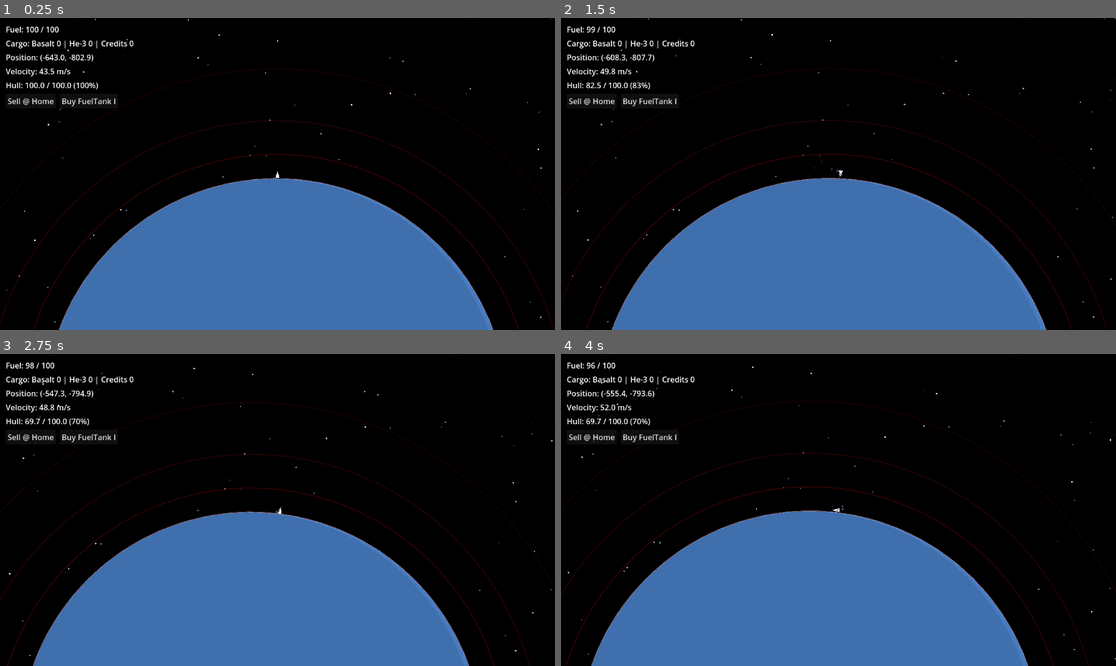
Above: before the commit, frames 1-4 (two rows, left to right).
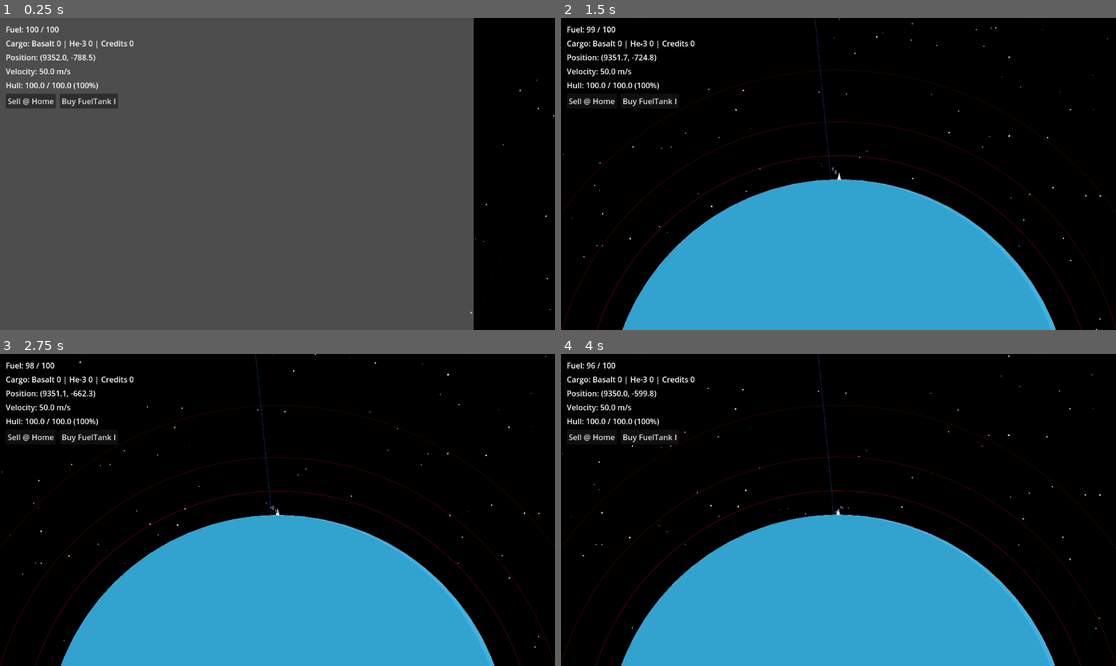
Above: after the commit, the same moments.

Repository: orrybaram/retrograde
Game: Godot game, scene res://scenes/Main.tscn
Same seed, same stepped clock (60 frames per second), same inputs: the game is played once before the commit and once after it.
Inputs:
- Up to frame 1 (0.25 s): no input
- Up to frame 2 (1.5 s): hold Right (turn_right) 0.53-1.28 s; hold Space (boost) 0.53-1.28 s; hold Down (reverse_thrust) from 1.28 s (still down); tap Space (boost) at 1.35 s
- Up to frame 3 (2.75 s): release Down (reverse_thrust) at 2.03 s; hold Right (turn_right) from 2.03 s (still down); hold Space (boost) from 2.03 s (still down)
- Up to frame 4 (4 s): release Right (turn_right) at 2.78 s; release Space (boost) at 2.78 s; hold Down (reverse_thrust) 2.78-3.53 s; tap Space (boost) at 2.85 s; hold Left (turn_left) from 3.53 s (still down); hold Space (boost) from 3.53 s (still down)

The runs differ from the first frame. In frame 1, 85% of the frame differs, in the area x 0-100%, y 0-100%; in frame 2, 31%; in frame 3, 33%; in frame 4, 33%.

Commit message:
feat: spawn to earth, lock landing, fix collision

Diff:
--- a/Entities/Ship/Ship.gd
+++ b/Entities/Ship/Ship.gd
@@ -21,6 +21,12 @@
 var last_damage_time: float = 0.0
 var damage_cooldown: float = 0.1  # Minimum time between damage applications (seconds)
 
+# Landing lock system
+var is_locked_to_planet: bool = false
+var locked_planet: Planet = null
+var landing_lock_distance: float = 10.0  # Distance threshold for landing lock (pixels above surface)
+var locked_offset_from_planet: Vector2 = Vector2.ZERO  # Offset from planet center when locked
+
 @onready var thruster_particles: GPUParticles2D = $"ThrusterParticles"
 @onready var boost_particles: GPUParticles2D = $"BoostParticles"
 @onready var side_thruster_particles: GPUParticles2D = $"SideThrusterParticles"
@@ -64,6 +70,12 @@
 	want_reverse_thrust = Input.is_action_pressed("reverse_thrust")
 	want_boost = Input.is_action_pressed("boost")
 
+	# Release lock if thrusting
+	if (want_thrust or want_reverse_thrust) and is_locked_to_planet:
+		is_locked_to_planet = false
+		locked_planet = null
+		locked_offset_from_planet = Vector2.ZERO
+
 	# If any input, ensure the body is awake
 	if want_turn_left or want_turn_right or want_thrust or want_reverse_thrust or want_boost:
 		sleeping = false
@@ -74,24 +86,51 @@
 	# Update camera shake
 	_update_camera_shake(_dt)
 
+	# Check for landing lock
+	_check_landing_lock()
+
 func _integrate_forces(state: PhysicsDirectBodyState2D) -> void:
+	# Handle landing lock - keep ship position and velocity locked to planet
+	if is_locked_to_planet and locked_planet and is_instance_valid(locked_planet):
+		var planet_pos = locked_planet.global_position
+		var planet_vel = locked_planet.linear_velocity
+
+		# If we just locked, calculate the offset from current state position
+		if locked_offset_from_planet == Vector2.ZERO:
+			locked_offset_from_planet = state.transform.origin - planet_pos
+
+		# Maintain the offset and update position to follow planet
+		var desired_pos = planet_pos + locked_offset_from_planet
+
+		# Set position and velocity to match planet
+		state.transform.origin = desired_pos
+		state.linear_velocity = planet_vel
+		state.angular_velocity = 0.0
+		return
+
 	if not is_destroyed and state.get_contact_count() > 0:
 		var current_time = Time.get_ticks_msec() / 1000.0
 
 		if current_time - last_damage_time >= damage_cooldown:
 			for i in state.get_contact_count():
 				var collider := state.get_contact_collider_object(i)
+				var collision_normal = state.get_contact_local_normal(i)
+
 				if collider == null or collider == self:
 					continue
 				if not (collider is RigidBody2D):
 					continue
 
-				var ship_speed = state.get_contact_local_velocity_at_position(i).length();
-
-				var diff: float = ship_speed;
+				var ship_speed = state.get_contact_local_velocity_at_position(i)
+
+				var collider_speed = collider.linear_velocity
+				var relative_velocity = ship_speed - collider_speed;
+				var speed_along_normal = relative_velocity.dot(collision_normal)
+				var impact_speed: int = abs(speed_along_normal);
+
 				var damage_threshold := 80
-				if diff > damage_threshold:
-					var damage := (diff - damage_threshold) * crash_damage_multiplier
+				if impact_speed > damage_threshold:
+					var damage := (impact_speed - damage_threshold) * crash_damage_multiplier
 					take_damage(damage)
 					last_damage_time = current_time
 					break
@@ -196,6 +235,44 @@
 					side_thruster_particles.position = Vector2(0, 7)
 					material.direction = Vector3(0, -1, 0)
 
+func _check_landing_lock() -> void:
+	# Don't lock if already locked or if thrusting
+	if is_locked_to_planet or want_thrust or want_reverse_thrust:
+		return
+
+	# Find closest planet
+	var planets = get_tree().get_nodes_in_group("planets")
+	if planets.is_empty():
+		return
+
+	var closest_planet: Planet = null
+	var closest_distance: float = INF
+	var ship_pos = global_position
+
+	for node in planets:
+		if not is_instance_valid(node):
+			continue
+		var planet = node as Planet
+		if not planet:
+			continue
+
+		var dist = ship_pos.distance_to(planet.global_position)
+		if dist < closest_distance:
+			closest_distance = dist
+			closest_planet = planet
+
+	# Check if ship is close enough to surface to lock
+	if closest_planet and is_instance_valid(closest_planet):
+		var distance_to_surface = closest_distance - closest_planet.radius
+		if distance_to_surface <= landing_lock_distance and distance_to_surface >= 0:
+			# Also check if ship is moving slowly relative to planet
+			var relative_velocity = linear_velocity - closest_planet.linear_velocity
+			if relative_velocity.length() < 50.0:  # Threshold for "landed" speed
+				is_locked_to_planet = true
+				locked_planet = closest_planet
+				# Reset offset - will be calculated on first lock frame
+				locked_offset_from_planet = Vector2.ZERO
+
 func _update_camera_shake(dt: float) -> void:
 	if not camera:
 		return
--- a/scenes/Main.tscn
+++ b/scenes/Main.tscn
@@ -27,25 +27,35 @@
 script = ExtResource("4")
 
 [node name="Ship" parent="." instance=ExtResource("5")]
-position = Vector2(-643, -808)
+position = Vector2(2121, -1192)
 rotation = -1.5707964
 mass = 3.0
 angular_damp_mode = 1
 fuel_consumption_rate = 2.0
 
-[node name="Earth" parent="." instance=ExtResource("6")]
+[node name="Sun" parent="." instance=ExtResource("6")]
 position = Vector2(-648, 9)
-mass = 100000000.0
-radius = 800.0
-color = Color(0.2795402, 0.48597795, 0.7557118, 1)
+mass = 200000000.0
+radius = 1600.0
+color = Color(0.9577778, 0.8865211, 0.5121605, 1)
 enable_orbiting = false
 show_orbit_path = false
 
-[node name="Moon" parent="Earth" instance=ExtResource("6")]
-position = Vector2(4856, -3840)
-mass = 1000000.0
-radius = 200.0
+[node name="Earth" parent="Sun" instance=ExtResource("6")]
+position = Vector2(2859, -101)
+mass = 100000000.0
+radius = 800.0
+color = Color(0.22048637, 0.706052, 0.9013243, 1)
+orbital_distance = 10000.0
+orbital_speed = 0.005
+
+[node name="Moon" parent="Sun/Earth" instance=ExtResource("6")]
+position = Vector2(700, -590)
+mass = 5000000.0
+radius = 300.0
 color = Color(0.88400614, 0.9361036, 0.9804601, 1)
+orbital_distance = 4000.0
+orbital_speed = 0.01
 
 [node name="ResourceNode" parent="." instance=ExtResource("7")]
 position = Vector2(600, -140)
--- a/scripts/Main.gd
+++ b/scripts/Main.gd
@@ -5,6 +5,28 @@
 
 func _ready() -> void:
 	tick.timeout.connect(_on_tick)
+	# Wait for next frame to ensure Earth is fully initialized
+	await get_tree().process_frame
+	_spawn_ship_on_earth()
+
+func _spawn_ship_on_earth() -> void:
+	var earth = get_node_or_null("Sun/Earth") as Planet
+	if not earth:
+		return
+
+	# Wait for Earth's first physics frame to calculate orbital velocity
+	await get_tree().physics_frame
+
+	# Get Earth's global position
+	var earth_global_pos = earth.global_position
+	var earth_radius = earth.radius
+
+	# Position ship on Earth's surface (above the center)
+	var spawn_offset = Vector2(0, -earth_radius - 10)  # 50 pixels above surface
+	ship.global_position = earth_global_pos + spawn_offset
+
+	# Set ship's velocity to match Earth's orbital velocity (stationary relative to Earth)
+	ship.linear_velocity = earth.linear_velocity
 
 func _on_tick() -> void:
 	for node in get_tree().get_nodes_in_group("resource_nodes"):
